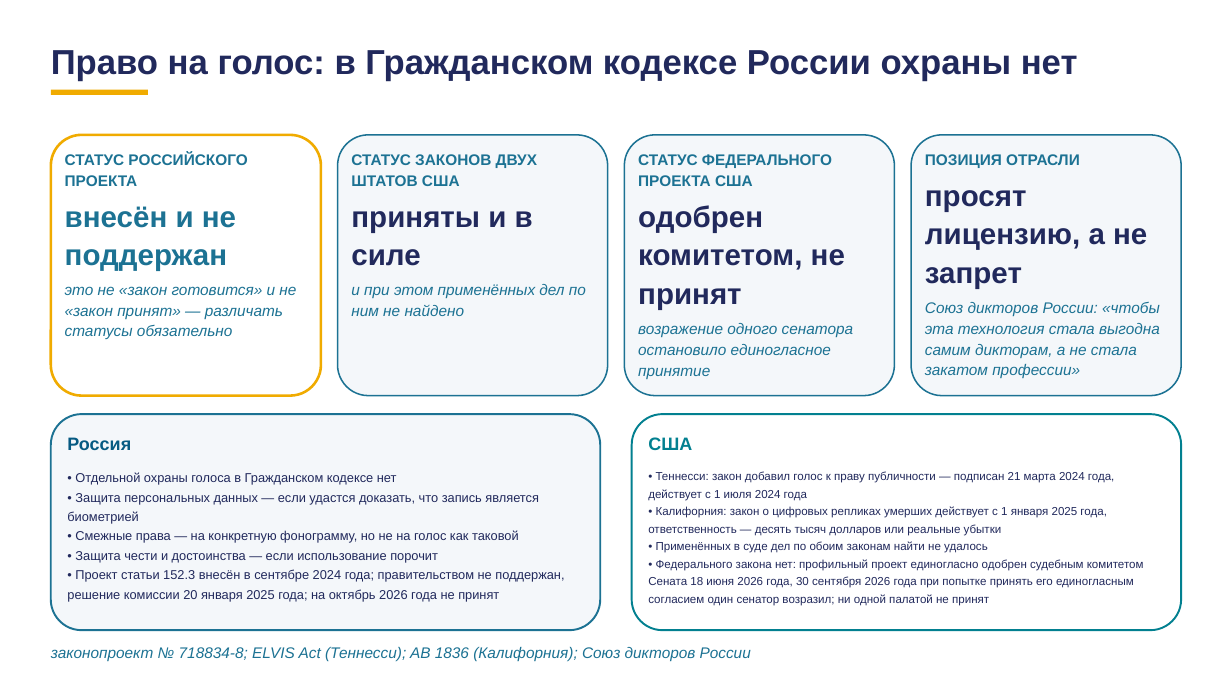
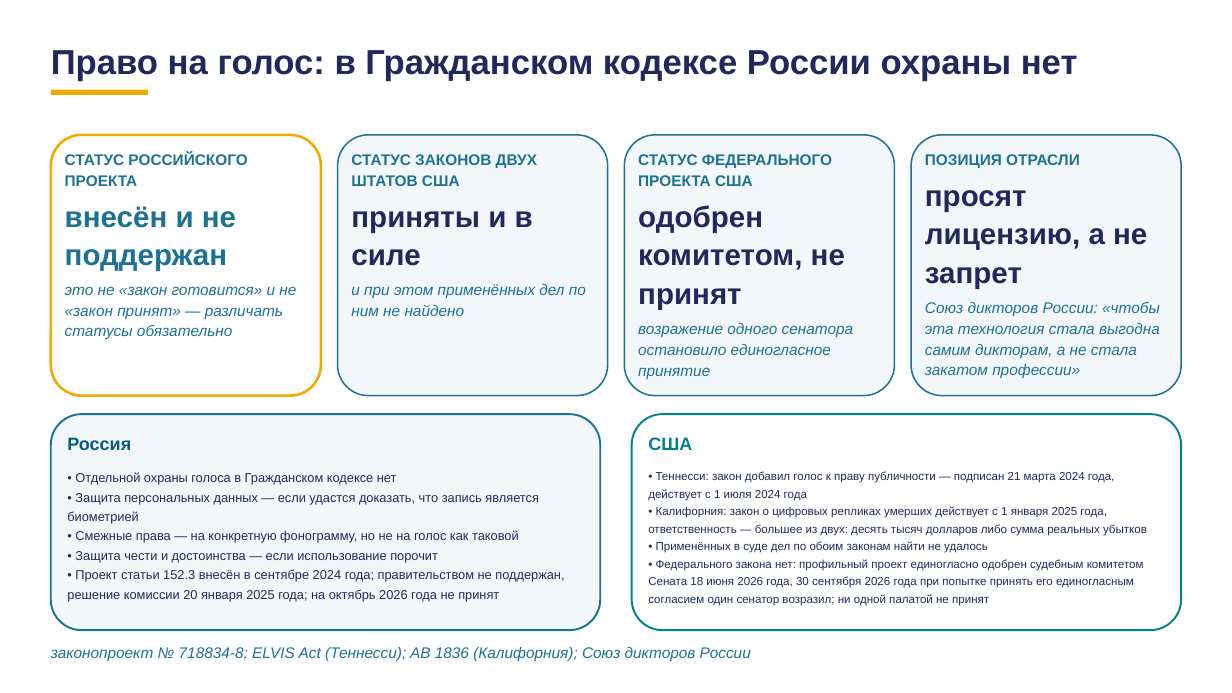
Before and after one commit to tellina-study/AI-usage-lessons, a slide deck: slide 54 of library/lectures/lec-08/rework-v5/rendered/lec-08-v5.pptx. Drawn at 1232x693 pixels with LibreOffice and Linux fonts; fonts in the diff are those of the drawing. Boxes give left, top, right and bottom in pixels: in the first picture for what was removed or moved away, otherwise in the second. Text is boxed around its words. In the diff, an @@ line names an element or a change of style, - is before the commit and + after.

```diff
--- a/library/lectures/lec-08/rework-v5/rendered/lec-08-v5.pptx
+++ b/library/lectures/lec-08/rework-v5/rendered/lec-08-v5.pptx
@@ text at box(648, 506, 1147, 536): text changed @@
-• Калифорния: закон о цифровых репликах умерших действует с 1 января 2025 года, ответственность — десять тысяч долларов или реальные убытки
+• Калифорния: закон о цифровых репликах умерших действует с 1 января 2025 года, ответственность — большее из двух: десять тысяч долларов либо сумма реальных убытков
```
Also in this commit, not shown: 8 other slides changed, 35 other files.
